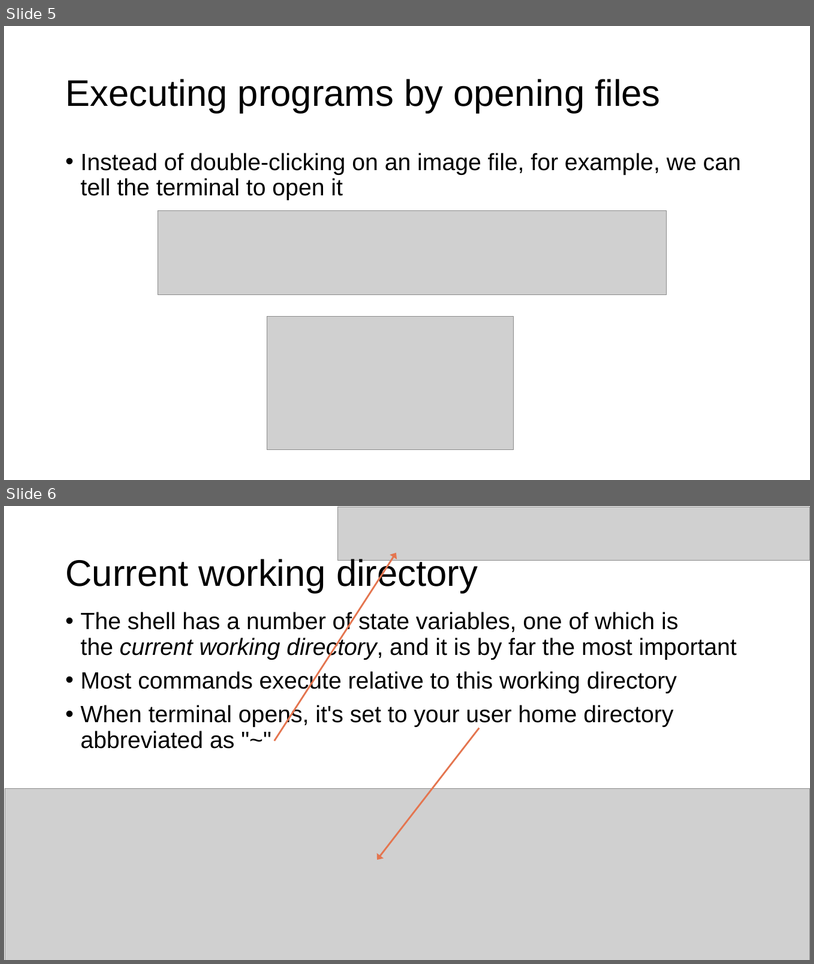
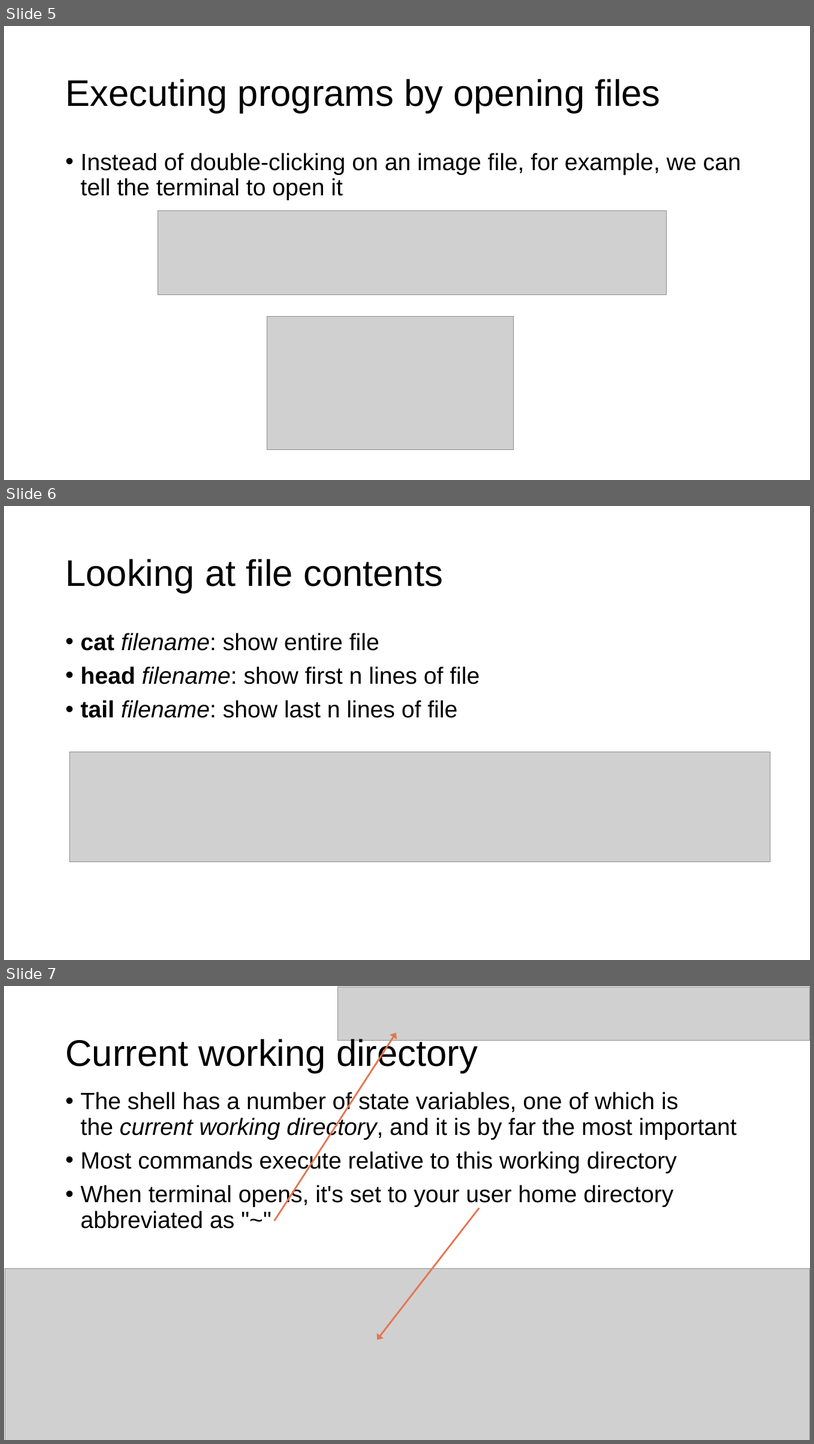
Before and after one commit to parrt/msds501, a slide deck: slides/terminal.pptx. Shown one above the other, each under a label of ours: slides 5 and 6 before the commit, slides 5, 6 and 7 after it. The pictures are 814x964 and 814x1444 pixels, drawn with LibreOffice and Linux fonts; fonts in the diff are those of the drawing; grey boxes stand for pictures; background and template pictures are left out. Boxes give left, top, right and bottom in pixels: in the first picture for what was removed or moved away, otherwise in the second. Text is boxed around its words. In the diff, an @@ line names an element or a change of style, - is before the commit and + after.

```diff
--- a/slides/terminal.pptx
+++ b/slides/terminal.pptx
@@ slide 6 added at (4, 506, 810, 960), background #FFFFFF @@
@@ title added at (65, 559, 443, 593), 44 pt, text #000000 @@
+Looking at file contents
@@ text added at (81, 633, 480, 718), 28 pt, text #000000 @@
+• cat filename: show entire file
+• head filename: show first n lines of file
+• tail filename: show last n lines of file
@@ picture added at (70, 751, 770, 862) @@
@@ what was slide 6 is now slide 7 @@
```
Also in this commit, not shown: 13 slides changed, 1 other slide added, 1 slide removed.
